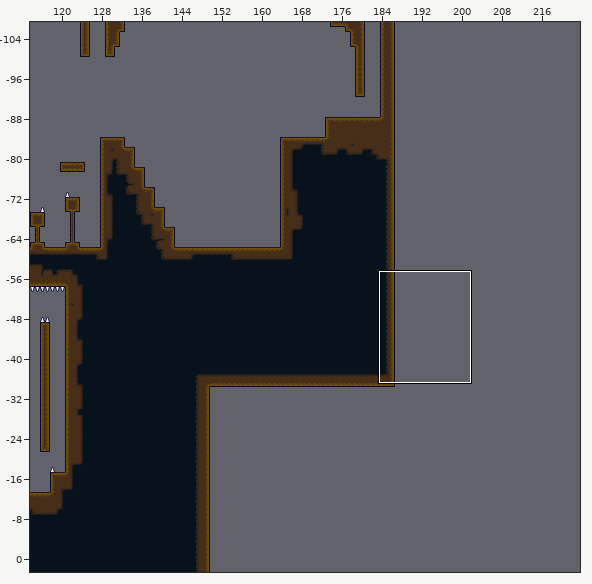
Two states of a Tiled map, Assets/TiledLevels/untitled.tmx. The first picture is a wide view before the edit; the outline marks the close-up.
Close-up. Before:
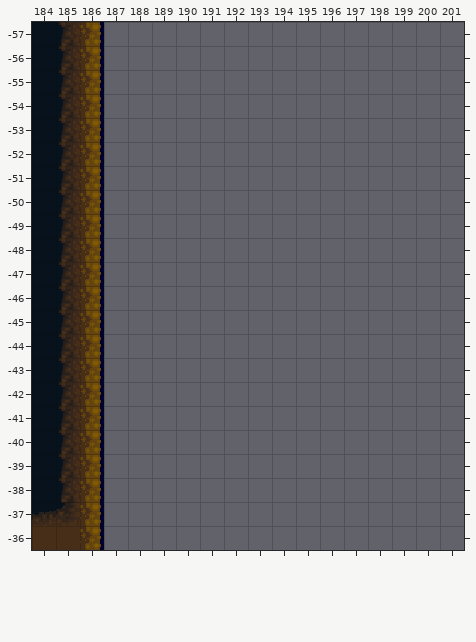
Cells are 16x16 px. Shown: x 184..201, y -57..-36. The commit also changed other parts of the map, which this record leaves out. Tiles whose own drawing changed are shown in their newer look in all pictures.
And afterwards:
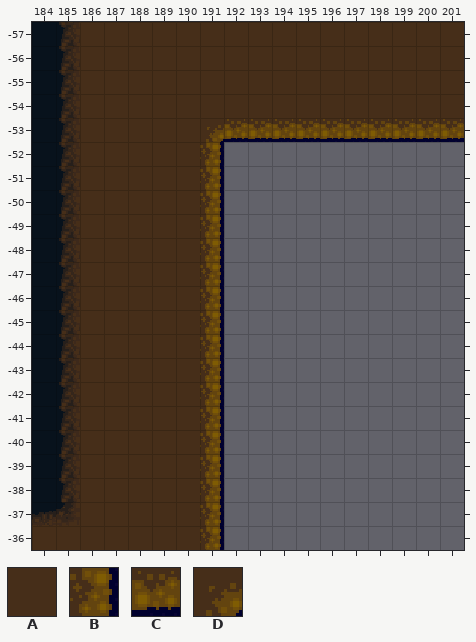
Key: from "mini_deny_tilemap5": A 17, B 18, C 33, D 98.
_ is an empty cell.
Change:
Layer "ground":
y -57..-54: x 186..201 B_______________ -> AAAAAAAAAAAAAAAA
y -53: x 186..201 B_______________ -> AAAAADCCCCCCCCCC
y -52..-36: x 186..191 B_____ -> AAAAAB
Pixel boxes of the changes (left, top, right, bottom) in both close-ups:
changed: (80, 22, 464, 550)
